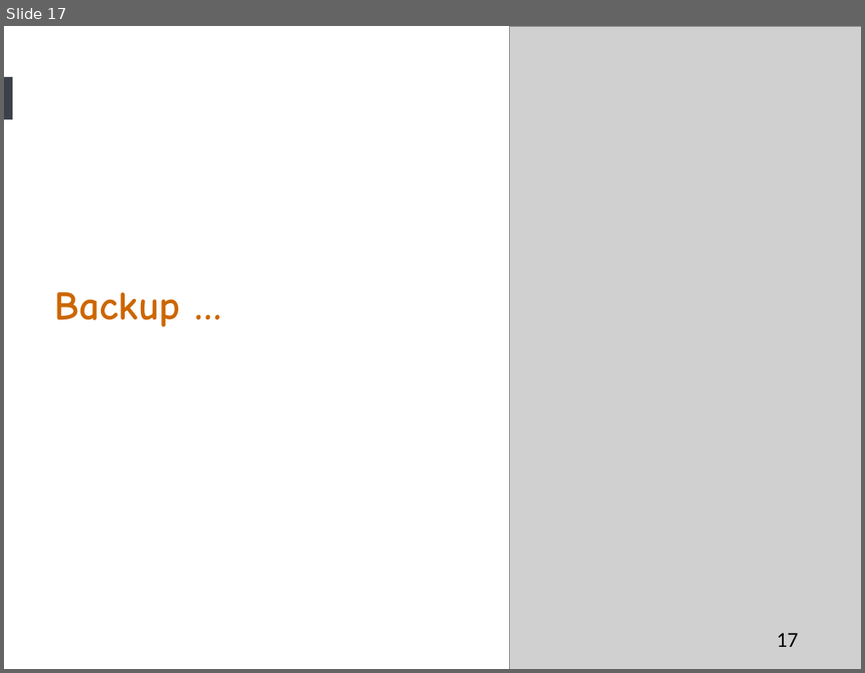
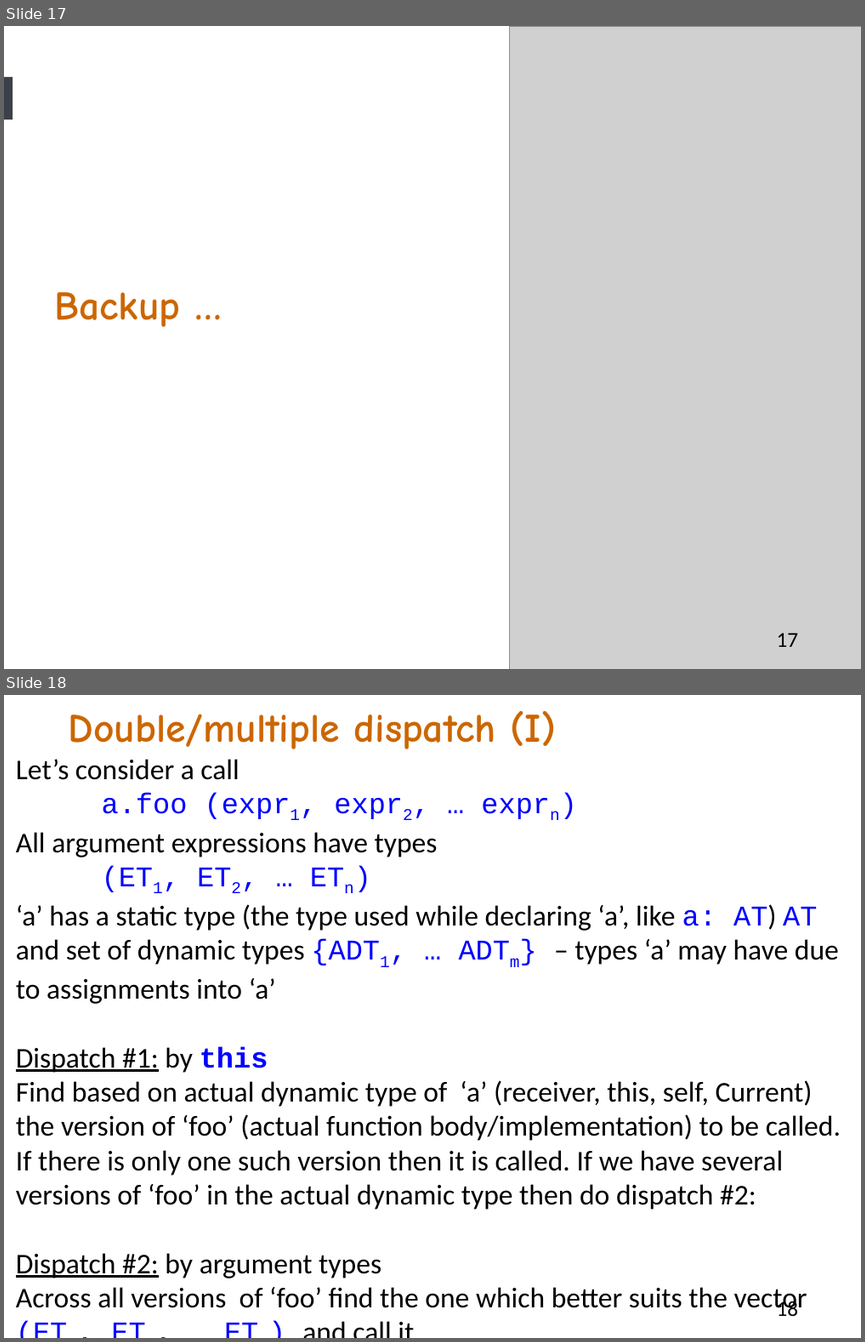
Before and after one commit to akanatov/SLang-, a slide deck: Docs/Multiple overriding or OOP approach to double dispatch.pptx. Shown one above the other, each under a label of ours: slide 17 before the commit, slides 17 and 18 after it. The pictures are 865x673 and 865x1342 pixels, drawn with LibreOffice and Linux fonts; fonts in the diff are those of the drawing; grey boxes stand for pictures. Boxes give left, top, right and bottom in pixels: in the first picture for what was removed or moved away, otherwise in the second. Text is boxed around its words. In the diff, an @@ line names an element or a change of style, - is before the commit and + after.

```diff
--- a/Docs/Multiple overriding or OOP approach to double dispatch.pptx
+++ b/Docs/Multiple overriding or OOP approach to double dispatch.pptx
@@ slide 18 added at <box>4,695,861,1338</box>, background #FFFFFF @@
@@ text added at <box>69,710,556,749</box>, 34 pt, text #CC6600, bold @@
+Double/multiple dispatch (I)
@@ text added at <box>16,759,840,1315</box>, 24 pt, text #000000 @@
+Let’s consider a call
+a.foo (expr1, expr2, … exprn)
+All argument expressions have types
+(ET1, ET2, … ETn)
+‘a’ has a static type (the type used while declaring ‘a’, like a: AT) AT and set of dynamic types {ADT1, … ADTm} – types ‘a’ may have due to assignments into ‘a’
+Dispatch #1: by this
+Find based on actual dynamic type of ‘a’ (receiver, this, self, Current) the version of ‘foo’ (actual function body/implementation) to be called. If there is only one such version then it is called. If we have several versions of ‘foo’ in the actual dynamic type then do dispatch #2:
+Dispatch #2: by argument types
+Across all versions of ‘foo’ find the one which better suits the vector (ET1, ET2, … ETn) and call it.
@@ page number added at <box>777,1299,799,1316</box>, 18 pt, text #000000 @@
+18
```
Also in this commit, not shown: 1 other slide added, 1 other file.
